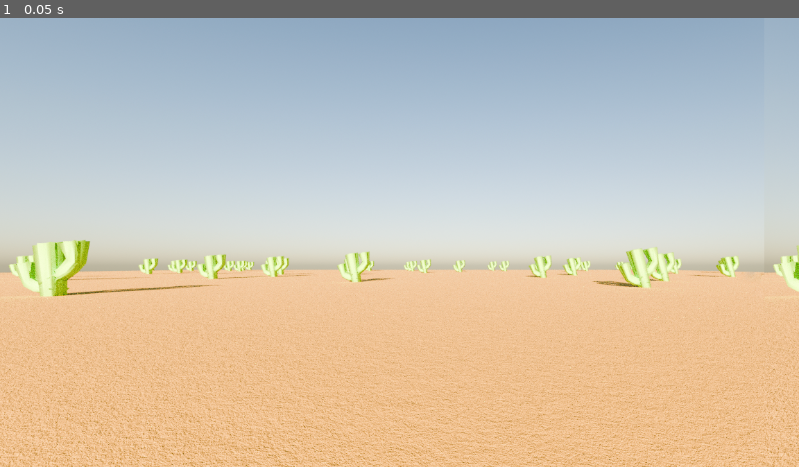
Above: before the commit, frame 1.
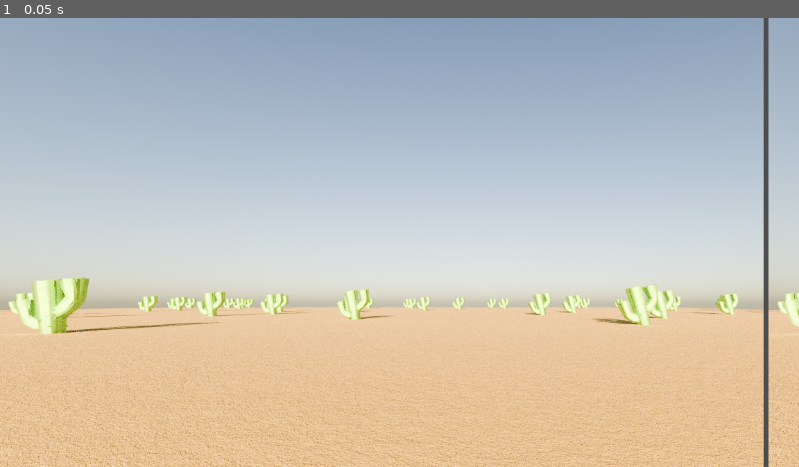
Above: after the commit, the same moment.

Repository: Burns3y/Pedro
Game: Godot game, scene res://scenes/levels/level_1.tscn
Same seed, same stepped clock (60 frames per second), same inputs: the game is played once before the commit and once after it. Before the commit the project has no main scene; this scene is started directly in both runs.
Inputs:
- Up to frame 1 (0.05 s): no input

The runs differ from the first frame. In frame 1, 19% of the frame differs, in the area x 0-100%, y 0-100%.

Commit message:
Better bg
Imported new desert background. Line is still there but it works

Diff:
--- a/project.godot
+++ b/project.godot
@@ -11,6 +11,7 @@
 [application]
 
 config/name="Pedro"
+run/main_scene="res://scenes/levels/level_1.tscn"
 config/features=PackedStringArray("4.2", "Mobile")
 config/icon="res://icon.svg"
 
--- a/scenes/levels/level_1.tscn
+++ b/scenes/levels/level_1.tscn
@@ -1,13 +1,13 @@
 [gd_scene load_steps=2 format=3 uid="uid://ciytqqd3poxt0"]
 
-[ext_resource type="Texture2D" uid="uid://bsdtu6c01arml" path="res://assets/backgrounds/desert_bg2.png" id="1_lqab1"]
+[ext_resource type="Texture2D" uid="uid://4853smc3bg2i" path="res://assets/backgrounds/pedro_bg3.png" id="1_hjvpk"]
 
 [node name="Level1" type="Node2D"]
 
-[node name="DesertBg2" type="Sprite2D" parent="."]
-position = Vector2(551, 276)
-texture = ExtResource("1_lqab1")
+[node name="PedroBg3" type="Sprite2D" parent="."]
+position = Vector2(550, 330)
+texture = ExtResource("1_hjvpk")
 
-[node name="DesertBg3" type="Sprite2D" parent="."]
-position = Vector2(1653, 276)
-texture = ExtResource("1_lqab1")
+[node name="PedroBg4" type="Sprite2D" parent="."]
+position = Vector2(1659, 330)
+texture = ExtResource("1_hjvpk")
Binary file removed: assets/backgrounds/desert_bg2.png
Binary file added: assets/backgrounds/pedro_bg3.png
Not shown, changed: assets/backgrounds/pedro_bg3.png.import
